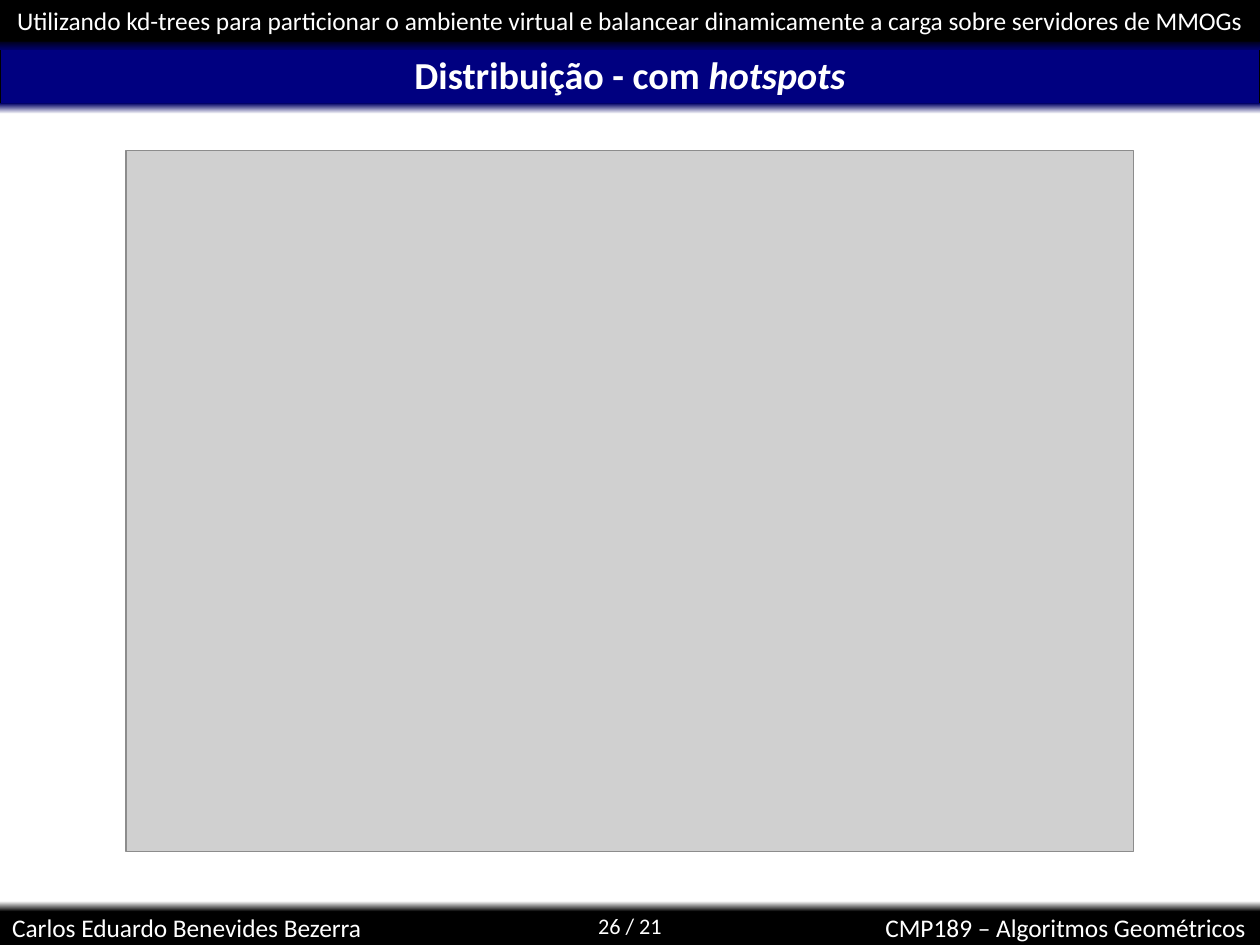
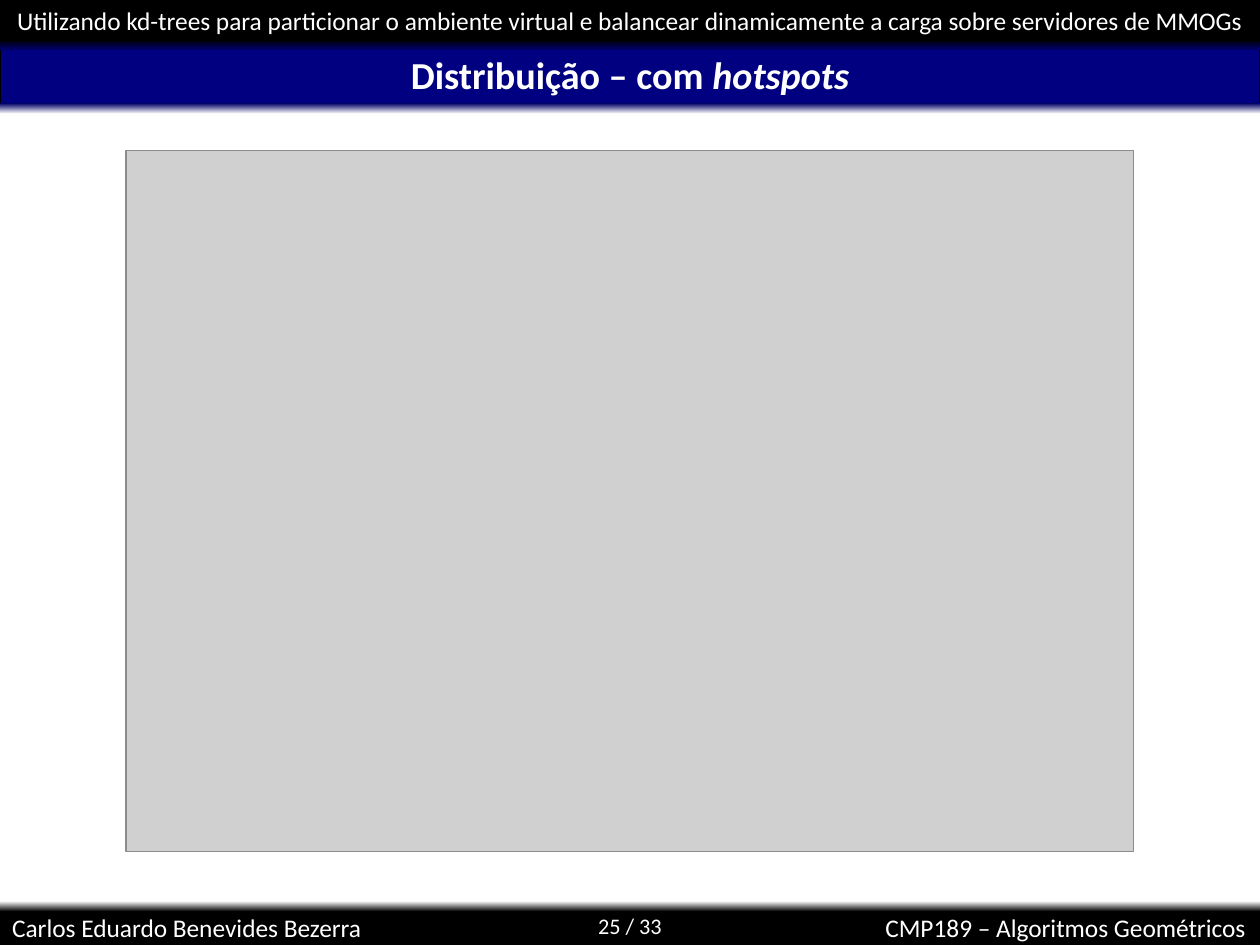
Before and after one commit to kdubezerra/kdubezerra, a slide deck: slide 25 of disciplinas/cmp189/apresentacaoTrabalhoFinal.ppt (slide 26 before the commit). Drawn at 1260x945 pixels with LibreOffice and Linux fonts; fonts in the diff are those of the drawing; grey boxes stand for pictures; background and template pictures are left out. Boxes give left, top, right and bottom in pixels: in the first picture for what was removed or moved away, otherwise in the second. Text is boxed around its words. In the diff, an @@ line names an element or a change of style, - is before the commit and + after.

```diff
--- a/disciplinas/cmp189/apresentacaoTrabalhoFinal.ppt
+++ b/disciplinas/cmp189/apresentacaoTrabalhoFinal.ppt
@@ title at (411,62,849,96): text changed @@
-Distribuição - com hotspots
+Distribuição – com hotspots
@@ page number at (598,919,662,934): text changed @@
-26 / 21
+25 / 33
```
Also in this commit, not shown: 7 other slides changed, 2 slides added, 1 slide removed.
